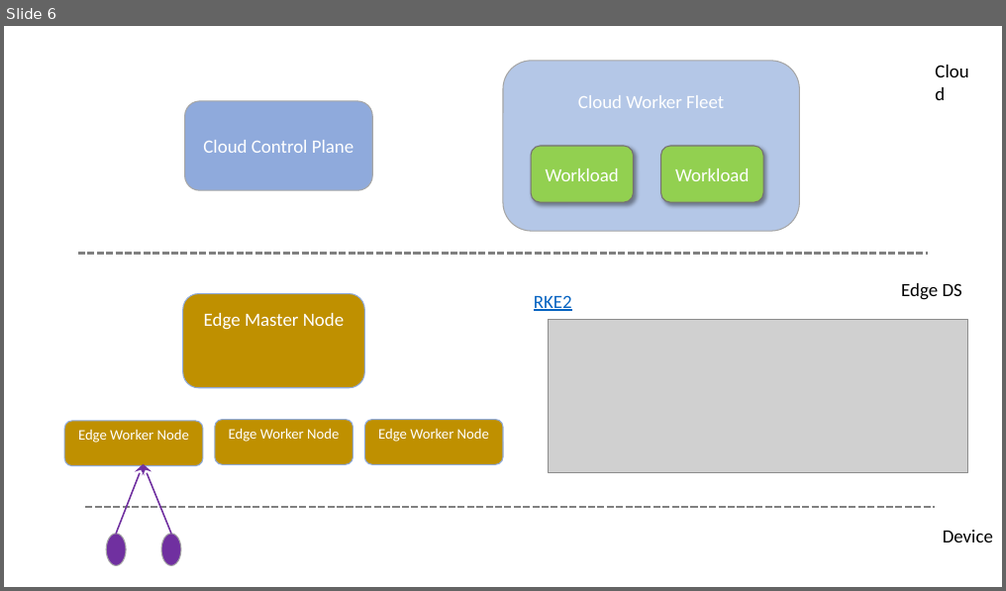
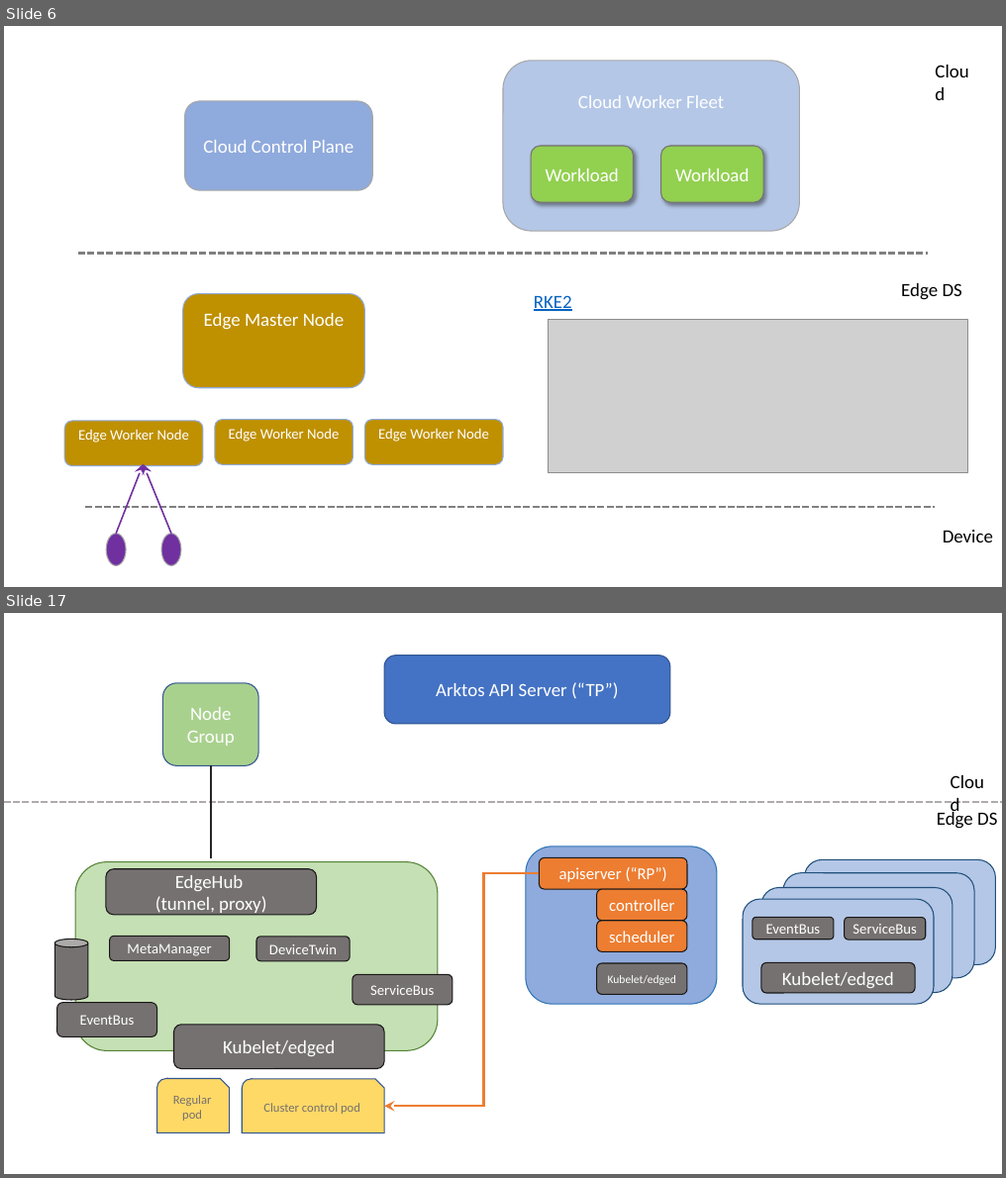
Before and after one commit to pdgetrf/ArktosEdge, a slide deck: slides/Vision.pptx. Shown one above the other, each under a label of ours: slide 6 before the commit, slides 6 and 17 after it; the slides between them are not shown. The pictures are 1006x591 and 1006x1178 pixels, drawn with LibreOffice and Linux fonts; fonts in the diff are those of the drawing; grey boxes stand for pictures. Boxes give left, top, right and bottom in pixels: in the first picture for what was removed or moved away, otherwise in the second. Text is boxed around its words. In the diff, an @@ line names an element or a change of style, - is before the commit and + after.

```diff
--- a/slides/Vision.pptx
+++ b/slides/Vision.pptx
@@ slide 17 added at [4,613,1002,1174], background #FFFFFF @@
@@ rounded rectangle added at [384,655,670,724], fill #4472C4, outline #325491 1 pt, 18 pt, text #FFFFFF @@
+Arktos API Server (“TP”)
@@ rounded rectangle added at [162,683,258,766], fill #A9D18E, outline #325491 1 pt, 18 pt, text #FFFFFF @@
+Node Group
@@ line added from (211, 765) to (211, 860), #262626 2 pt @@
@@ text added at [943,766,992,796], 18 pt, text #000000 @@
+Cloud
@@ line added from (4, 802) to (1002, 802), #AFABAB 2.25 pt dashed @@
@@ text added at [937,810,997,829], 18 pt, text #000000 @@
+Edge DS
@@ rounded rectangle added at [526,847,717,1004], fill #8FAADC, outline #2E75B6 1 pt @@
@@ rounded rectangle added at [75,862,438,1051], fill #C5E0B4, outline #548235 1 pt @@
@@ rounded rectangle added at [106,869,316,915], fill #767171, outline #181717 1 pt, 18 pt, text #FFFFFF @@
+EdgeHub
+(tunnel, proxy)
@@ elbow arrow added from (540, 873) to (384, 1106), #ED7D31 2 pt @@
@@ rounded rectangle added at [540,858,687,889], fill #ED7D31, outline #181717 1 pt, 16 pt, text #FFFFFF @@
+apiserver (“RP”)
@@ rounded rectangle added at [597,889,687,921], fill #ED7D31, outline #181717 1 pt, 16 pt, text #FFFFFF @@
+controller
@@ rounded rectangle added at [110,937,230,961], fill #767171, outline #181717 1 pt, 14 pt, text #FFFFFF @@
+MetaManager
@@ rounded rectangle added at [256,937,350,961], fill #767171, outline #181717 1 pt, 14 pt, text #FFFFFF @@
+DeviceTwin
@@ rounded rectangle added at [597,921,687,953], fill #ED7D31, outline #181717 1 pt, 16 pt, text #FFFFFF @@
+scheduler
@@ group added at [743,861,995,1004]: 7 rounded rectangles @@
+Kubelet/edged
+EventBus
+ServiceBus
@@ cylinder added at [54,940,88,1001], fill #767171, outline #181717 1 pt @@
@@ rounded rectangle added at [597,963,687,995], fill #767171, outline #181717 1 pt, 11 pt, text #FFFFFF @@
+Kubelet/edged
@@ rounded rectangle added at [352,974,452,1004], fill #767171, outline #181717 1 pt, 14 pt, text #FFFFFF @@
+ServiceBus
@@ rounded rectangle added at [57,1003,157,1038], fill #767171, outline #181717 1 pt, 14 pt, text #FFFFFF @@
+EventBus
@@ rounded rectangle added at [174,1025,384,1069], fill #767171, outline #181717 1 pt, 18 pt, text #FFFFFF @@
+Kubelet/edged
@@ snip round rect added at [156,1078,230,1133], fill #FFD966, outline #325491 1 pt, 12 pt, text #767171 @@
+Regular pod
@@ snip round rect added at [242,1079,384,1134], fill #FFD966, outline #325491 1 pt, 12 pt, text #767171 @@
+Cluster control pod
```
Also in this commit, not shown: 10 other slides added.
